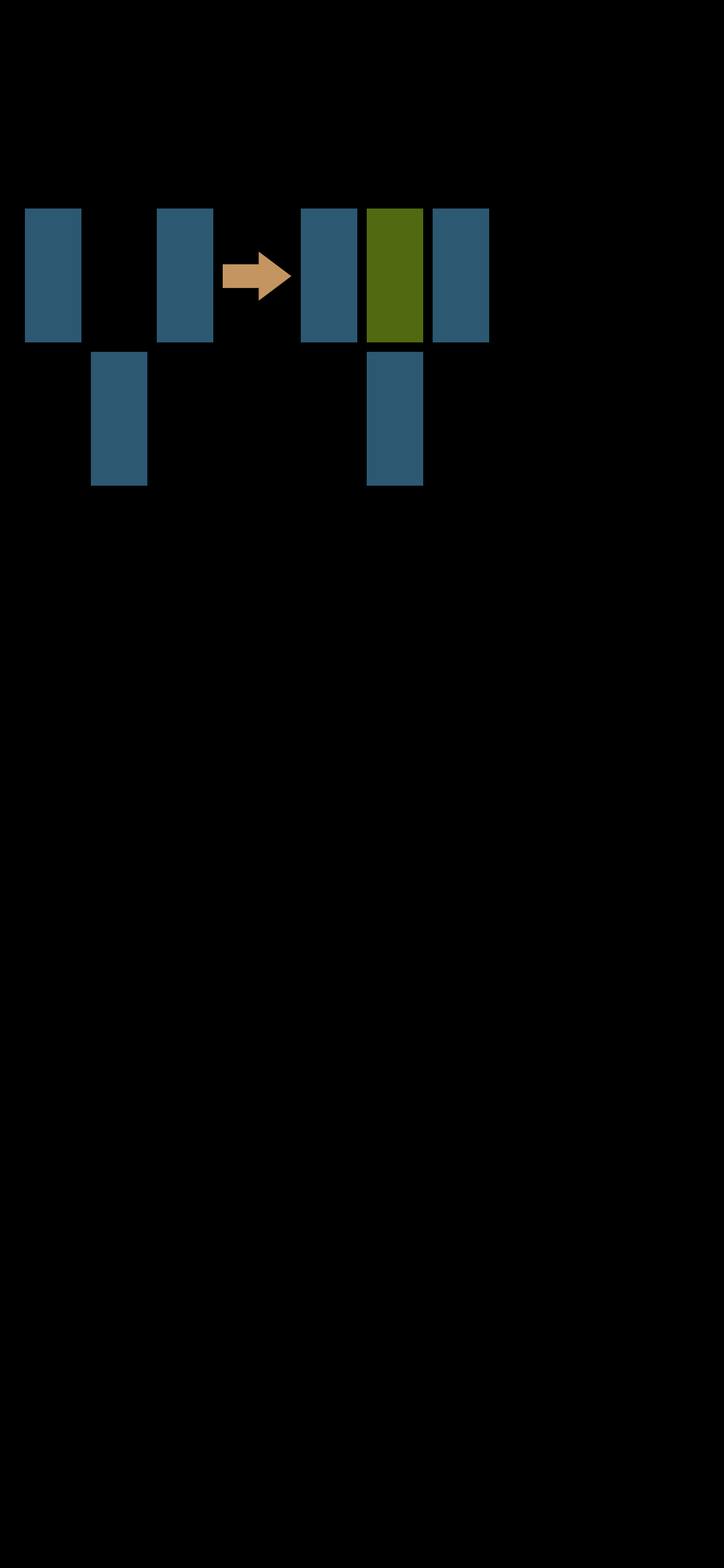
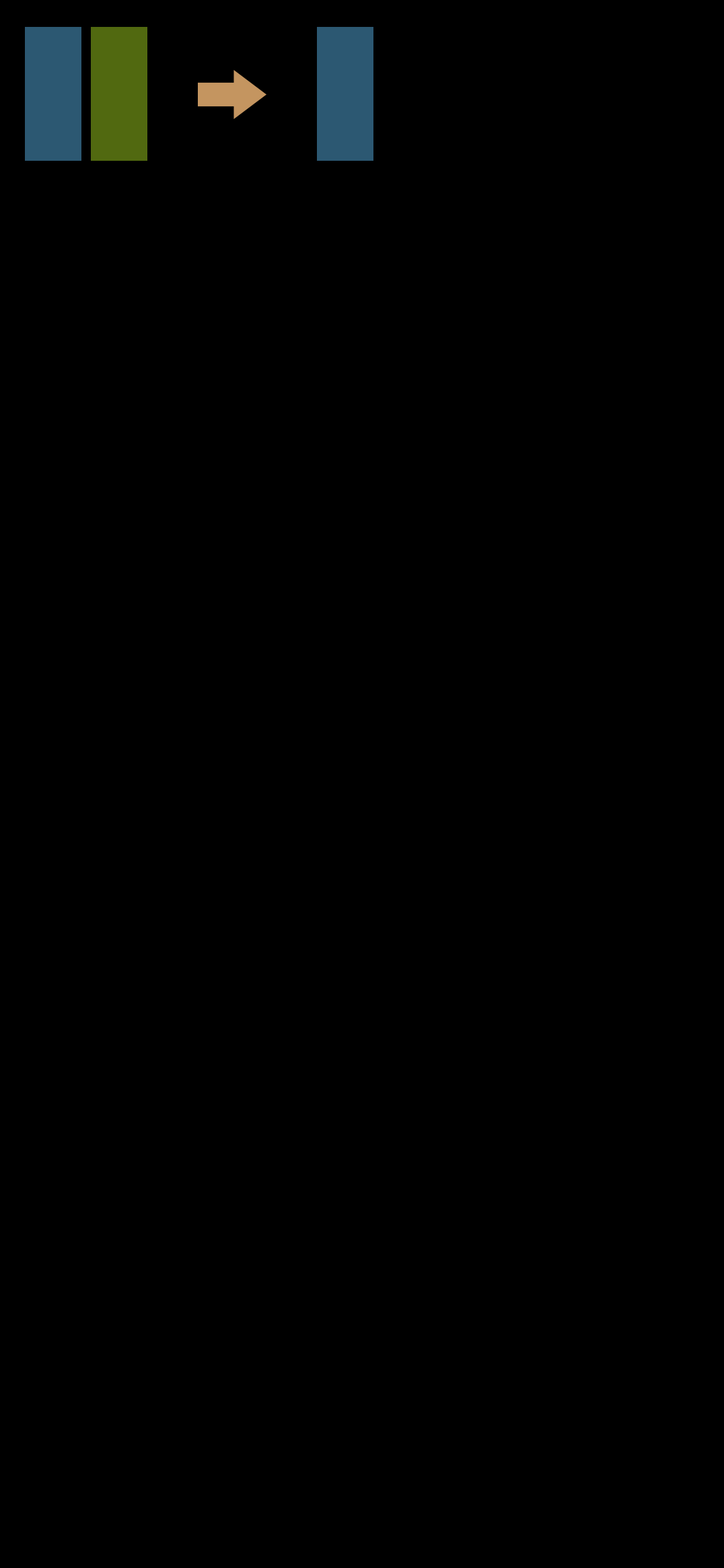
Layer changes from the first (724, 1568) image to the second:
showed group "Rule1" (6 layers) over [left=24, top=26, right=440, bottom=305]
hid group "Rule4" (13 layers) over [left=24, top=65, right=490, bottom=486]
